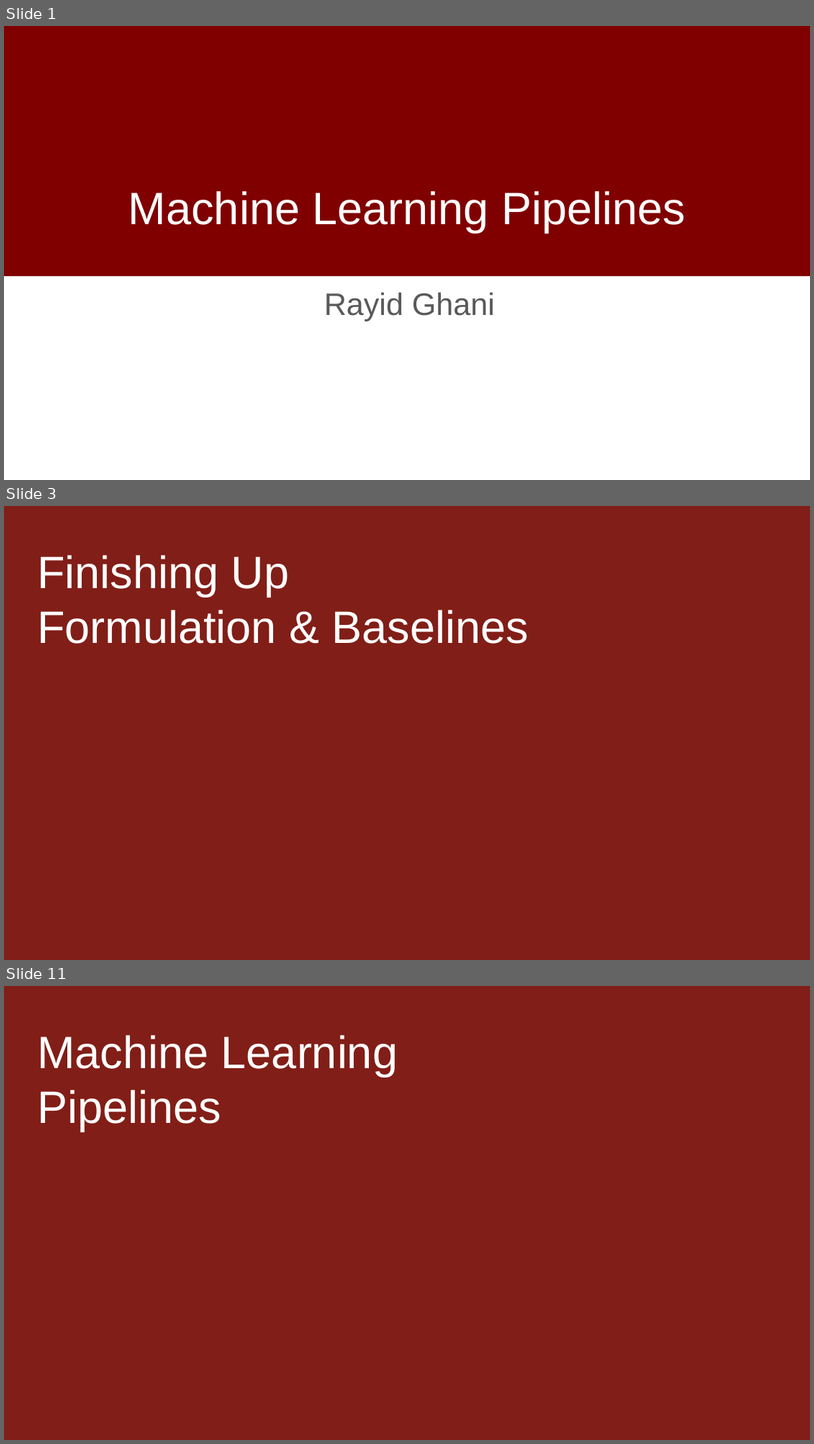
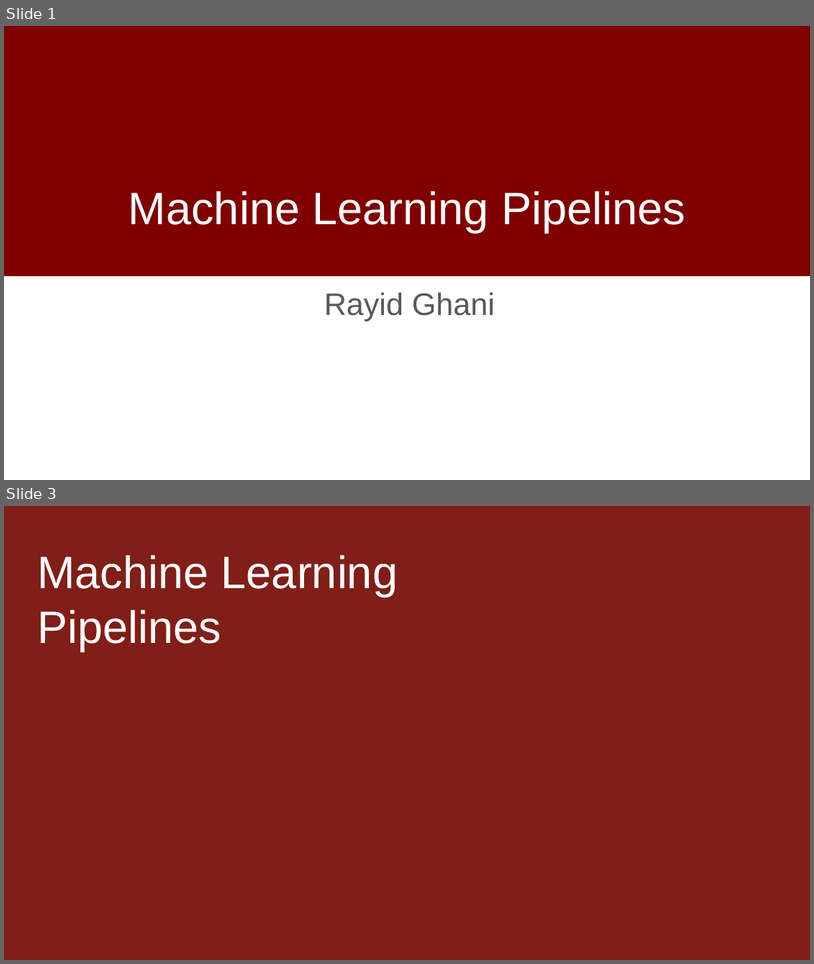
Before and after one commit to dssg/mlforpublicpolicylab, a slide deck: Lectures/09-Machine-Learning-Pipelines.pptx. Shown one above the other, each under a label of ours: slides 1, 3 and 11 before the commit, slides 1 and 3 after it; the slides between them are not shown. The pictures are 814x1444 and 814x964 pixels, drawn with LibreOffice and Linux fonts; fonts in the diff are those of the drawing; background and template pictures are left out. Boxes give left, top, right and bottom in pixels: in the first picture for what was removed or moved away, otherwise in the second. Text is boxed around its words. In the diff, an @@ line names an element or a change of style, - is before the commit and + after.

```diff
--- a/Lectures/09-Machine-Learning-Pipelines.pptx
+++ b/Lectures/09-Machine-Learning-Pipelines.pptx
@@ slide 3 removed at box(4, 506, 810, 960), background #FFFFFF @@
@@ rectangle removed at box(4, 506, 810, 960) @@
@@ text removed at box(37, 555, 529, 644) @@
-Finishing Up
-Formulation & Baselines
@@ what was slide 11 is now slide 3 @@
```
Also in this commit, not shown: 4 slides changed, 10 other slides removed.
